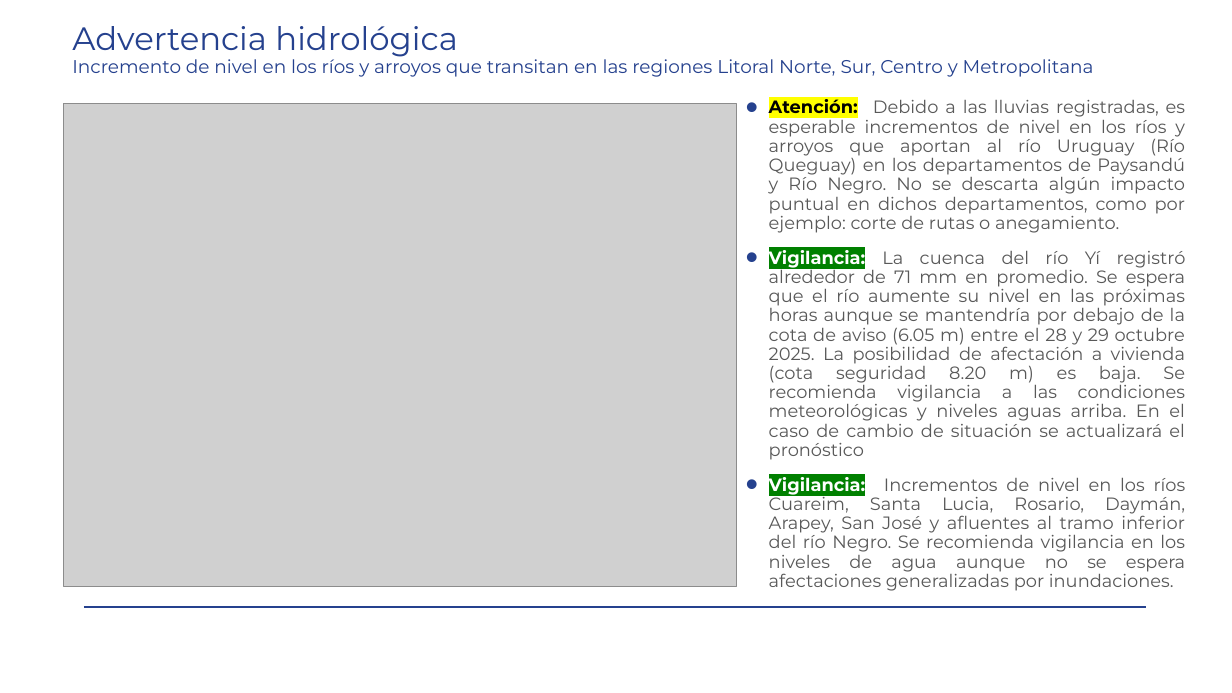
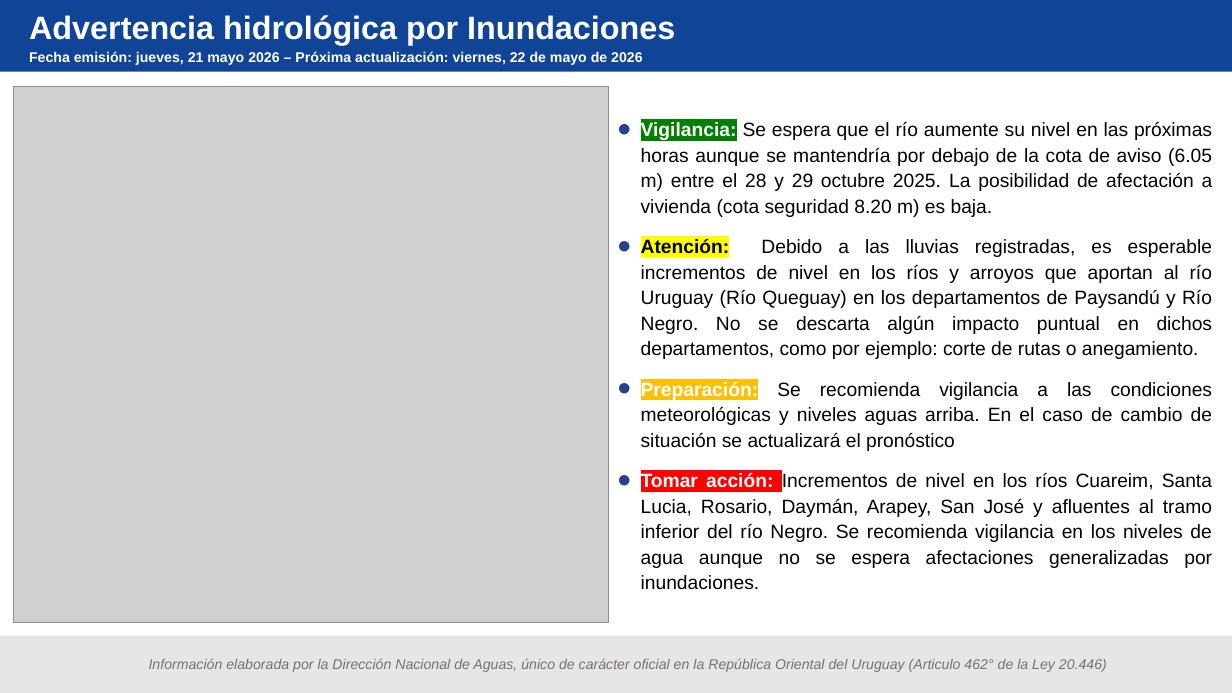
Before and after one commit to josevalles7/Sala_Situacion_Dinagua, a slide deck: slide 1 of automatic docx/formato_advertencia.pptx. Drawn at 1232x693 pixels with LibreOffice and Linux fonts; fonts in the diff are those of the drawing; grey boxes stand for pictures; background and template pictures are left out. Boxes give left, top, right and bottom in pixels: in the first picture for what was removed or moved away, otherwise in the second. Text is boxed around its words. In the diff, an @@ line names an element or a change of style, - is before the commit and + after.

```diff
--- a/automatic docx/formato_advertencia.pptx
+++ b/automatic docx/formato_advertencia.pptx
@@ rectangle added at box(0, 0, 1232, 72), fill #104496 @@
@@ title added at box(29, 15, 675, 45), 25.2 pt, text #FFFFFF, bold @@
+Advertencia hidrológica por Inundaciones
@@ title removed at box(72, 26, 1094, 77) @@
-Advertencia hidrológica
-Incremento de nivel en los ríos y arroyos que transitan en las regiones Litoral Norte, Sur, Centro y Metropolitana
@@ text added at box(29, 51, 642, 65), 11 pt, text #FFFFFF, bold @@
+Fecha emisión: jueves, 21 mayo 2026 – Próxima actualización: viernes, 22 de mayo de 2026
@@ picture: place and size @@
-picture at box(63, 104, 737, 586)
+picture at box(13, 87, 608, 623)
@@ text "Vigilancia: Se espera que el ...": place and size @@
-text "Vigilancia: Se espera que el ..." at box(769, 100, 1186, 591)
+text "Vigilancia: Se espera que el ..." at box(641, 122, 1213, 590)
@@ text at box(641, 122, 1213, 217): paragraph added @@
+• Vigilancia: Se espera que el río aumente su nivel en las próximas horas aunque se mantendría por debajo de la cota de aviso (6.05 m) entre el 28 y 29 octubre 2025. La posibilidad de afectación a vivienda (cota seguridad 8.20 m) es baja.
@@ text at box(641, 239, 1213, 359): size 13.9 to 15 pt, font Montserrat to Arial in "Atención: Debido a las lluvias registradas, es ..."; text colour #595959 to #000000 in "Debido a las lluvias registradas, es esperable ..."; line spacing 0.9 to 1.1 @@
@@ text at box(641, 381, 1213, 590): text changed; size 13.9 to 15 pt; font Montserrat to Arial; text colour #595959 to #000000 @@
-• Vigilancia: La cuenca del río Yí registró alrededor de 71 mm en promedio. Se espera que el río aumente su nivel en las próximas horas aunque se mantendría por debajo de la cota de aviso (6.05 m) entre el 28 y 29 octubre 2025. La posibilidad de afectación a vivienda (cota seguridad 8.20 m) es baja. Se recomienda vigilancia a las condiciones meteorológicas y niveles aguas arriba. En el caso de cambio de situación se actualizará el pronóstico
-• Vigilancia: Incrementos de nivel en los ríos Cuareim, Santa Lucia, Rosario, Daymán, Arapey, San José y afluentes al tramo inferior del río Negro. Se recomienda vigilancia en los niveles de agua aunque no se espera afectaciones generalizadas por inundaciones.
+• Preparación: Se recomienda vigilancia a las condiciones meteorológicas y niveles aguas arriba. En el caso de cambio de situación se actualizará el pronóstico
+• Tomar acción: Incrementos de nivel en los ríos Cuareim, Santa Lucia, Rosario, Daymán, Arapey, San José y afluentes al tramo inferior del río Negro. Se recomienda vigilancia en los niveles de agua aunque no se espera afectaciones generalizadas por inundaciones.
@@ line removed from (84, 607) to (1147, 607) @@
@@ rectangle added at box(0, 636, 1232, 693), fill #E7E6E6 @@
@@ text added at box(149, 658, 1107, 672), 11 pt, text #767171, italic @@
+Información elaborada por la Dirección Nacional de Aguas, único de carácter oficial en la República Oriental del Uruguay (Articulo 462° de la Ley 20.446)
```
Also in this commit, not shown: 6 other files.
